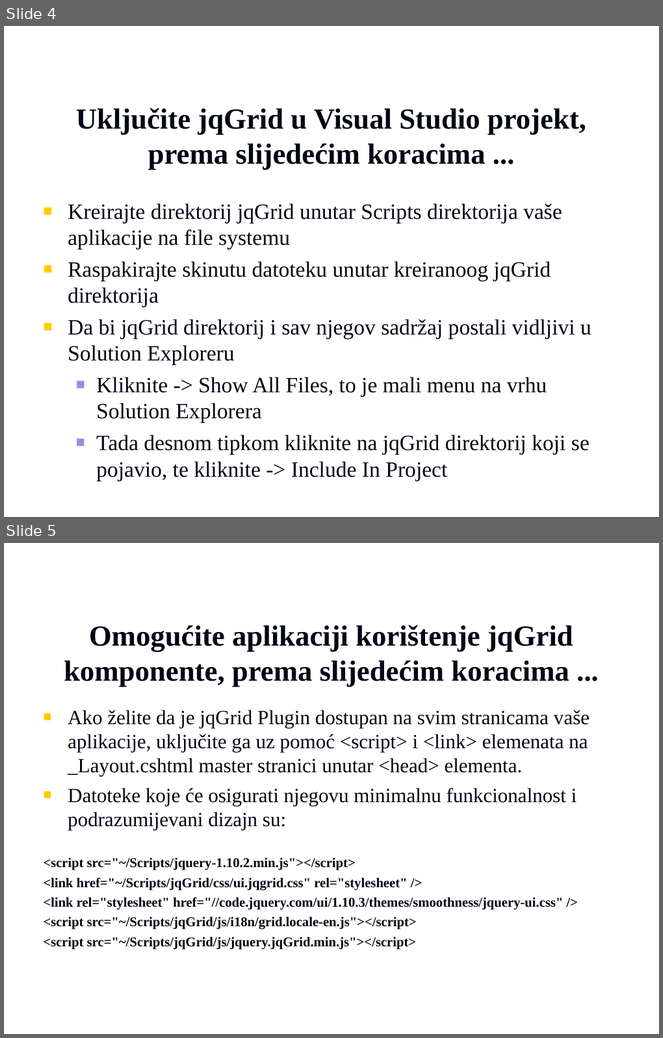
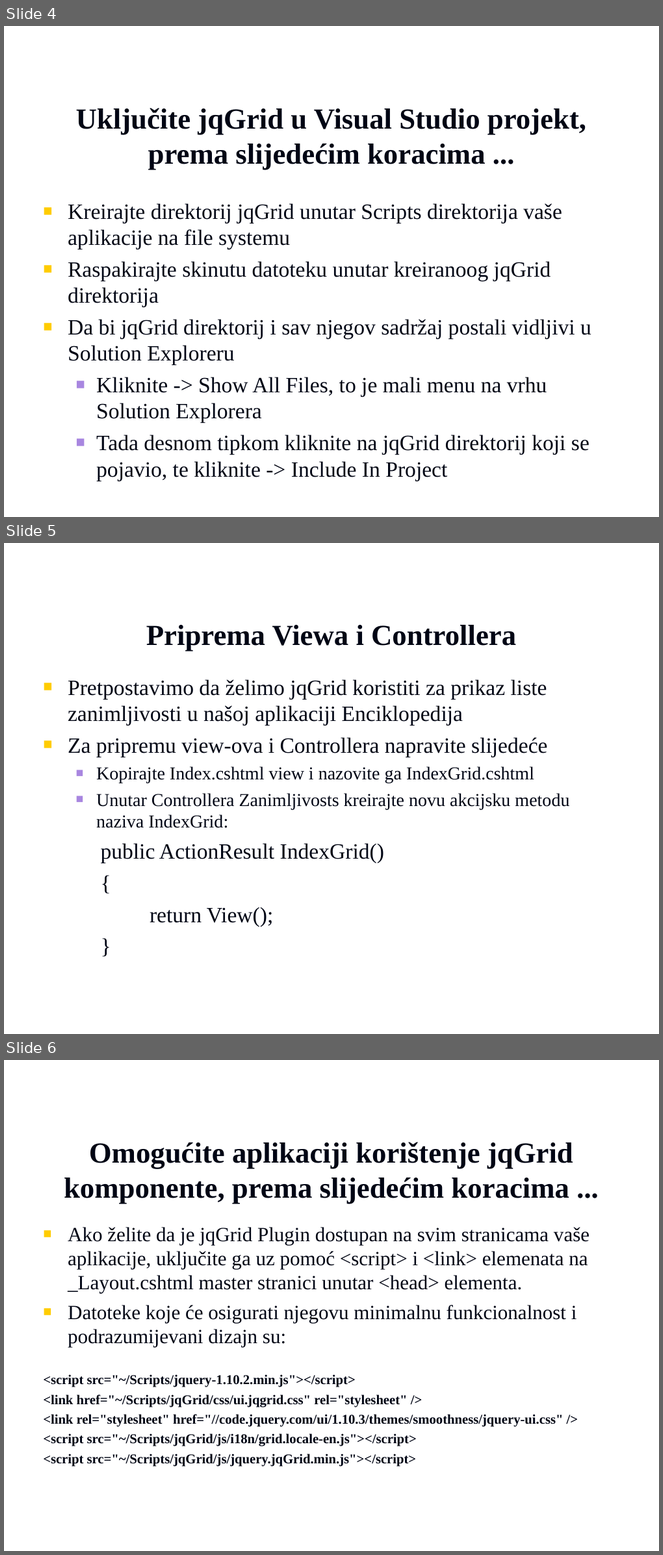
Before and after one commit to vzdesic/PZI, a slide deck: PPTs/18 MVC jqgrid.ppt. Shown one above the other, each under a label of ours: slides 4 and 5 before the commit, slides 4, 5 and 6 after it. The pictures are 663x1038 and 663x1555 pixels, drawn with LibreOffice and Linux fonts; fonts in the diff are those of the drawing; background and template pictures are left out. Boxes give left, top, right and bottom in pixels: in the first picture for what was removed or moved away, otherwise in the second. Text is boxed around its words. In the diff, an @@ line names an element or a change of style, - is before the commit and + after.

Commit message:
jqGrid update
vzdesic

```diff
--- a/PPTs/18 MVC jqgrid.ppt
+++ b/PPTs/18 MVC jqgrid.ppt
@@ slide 5 added at box(4, 543, 659, 1034), background picture (left out) @@
@@ title added at box(146, 625, 516, 652), 32 pt, text #000514, bold @@
+Priprema Viewa i Controllera
@@ text added at box(68, 679, 570, 927), 24 pt, text #000514 @@
+■ Pretpostavimo da želimo jqGrid koristiti za prikaz liste zanimljivosti u našoj aplikaciji Enciklopedija
+■ Za pripremu view-ova i Controllera napravite slijedeće
+  ■ Kopirajte Index.cshtml view i nazovite ga IndexGrid.cshtml
+  ■ Unutar Controllera Zanimljivosts kreirajte novu akcijsku metodu naziva IndexGrid:
+    public ActionResult IndexGrid()
+    {
+    return View();
+    }
@@ what was slide 5 is now slide 6 @@
```
Also in this commit, not shown: 3 slides changed, 3 other slides added, 1 other file.
